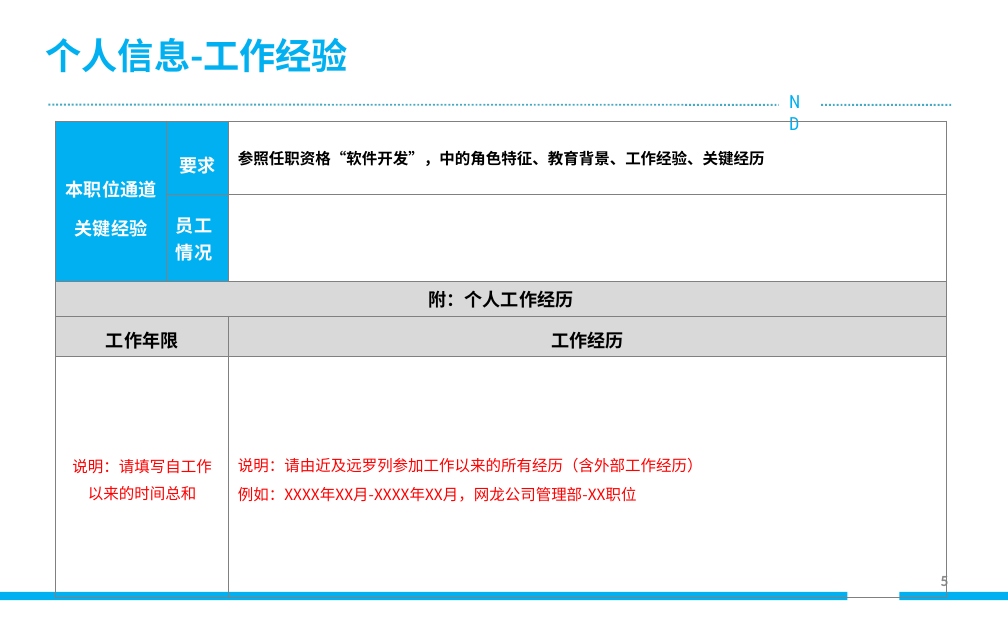
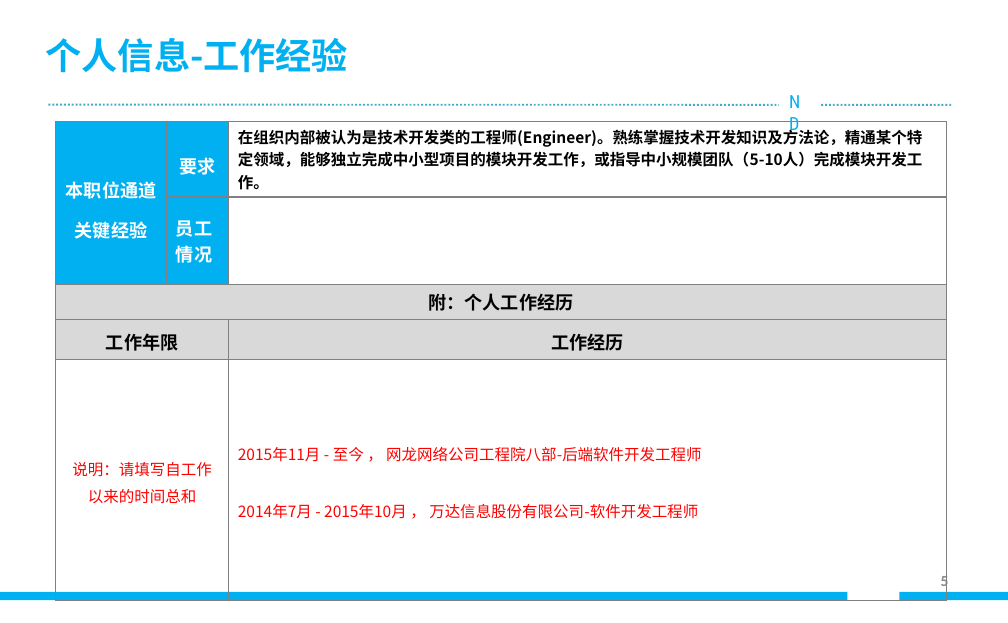
Before and after one commit to fzdxyhr/project_for_word, a slide deck: slide 5 of 员工晋升陈述材料_6级及以下(1).pptx. Drawn at 1008x623 pixels with LibreOffice and Linux fonts; fonts in the diff are those of the drawing; background and template pictures are left out. Boxes give left, top, right and bottom in pixels: in the first picture for what was removed or moved away, otherwise in the second. Text is boxed around its words. In the diff, an @@ line names an element or a change of style, - is before the commit and + after.

```diff
--- a/员工晋升陈述材料_6级及以下(1).pptx
+++ b/员工晋升陈述材料_6级及以下(1).pptx
@@ table at (56, 121, 947, 574) @@
-row 1, column 3: 参照任职资格“软件开发”，中的角色特征、教育背景、工作经验、关键经历
+row 1, column 3: 在组织内部被认为是技术开发类的工程师(Engineer)。熟练掌握技术开发知识及方法论，精通某个特定领域，能够独立完成中小型项目的模块开发工作，或指导中小规模团队（5-10人）完成模块开发工作。
-row 5, column 3: 说明：请由近及远罗列参加工作以来的所有经历（含外部工作经历） / 例如：XXXX年XX月-XXXX年XX月，网龙公司管理部-XX职位
+row 5, column 3: 2015年11月 - 至今 ， 网龙网络公司工程院八部-后端软件开发工程师 / 2014年7月 - 2015年10月 ， 万达信息股份有限公司-软件开发工程师
```
Also in this commit, not shown: 2 other files.
